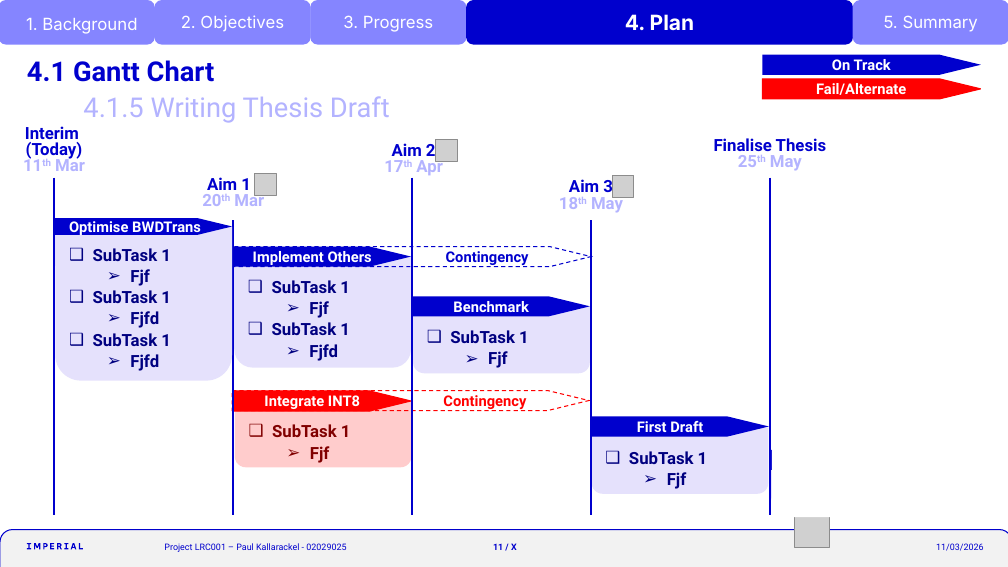
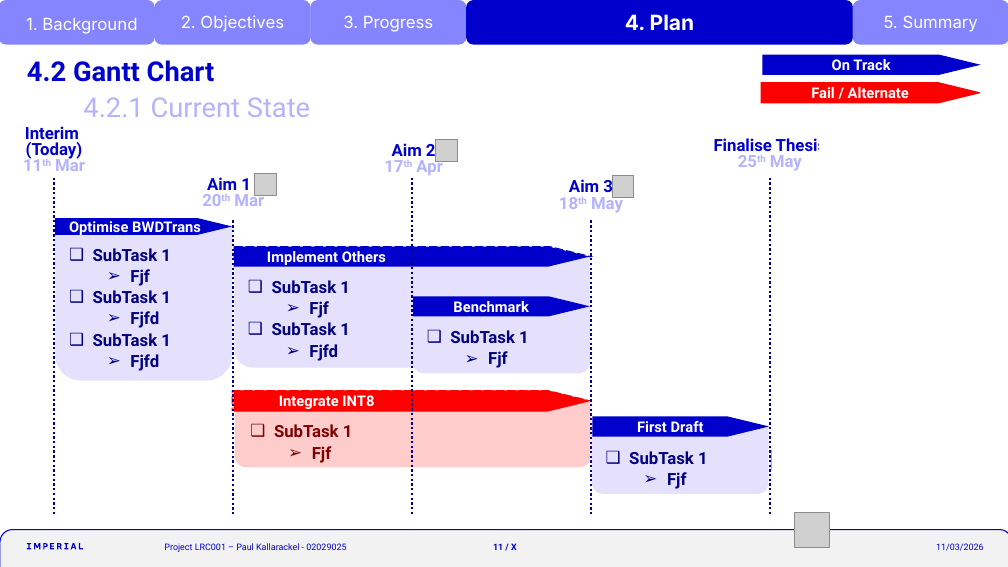
Before and after one commit to krackalackel02/FYP-Interim, a slide deck: slide 11 of Interim.pptm. Drawn at 1008x567 pixels with LibreOffice and Linux fonts; fonts in the diff are those of the drawing; grey boxes stand for pictures. Boxes give left, top, right and bottom in pixels: in the first picture for what was removed or moved away, otherwise in the second. Text is boxed around its words. In the diff, an @@ line names an element or a change of style, - is before the commit and + after.

```diff
--- a/Interim.pptm
+++ b/Interim.pptm
@@ title at bbox=[27, 60, 215, 82]: text changed @@
-4.1 Gantt Chart
+4.2 Gantt Chart
@@ pentagon arrow "Fail / Alternate": place and size @@
-pentagon arrow "Fail / Alternate" at bbox=[763, 79, 982, 99]
+pentagon arrow "Fail / Alternate" at bbox=[761, 82, 980, 103]
@@ text in pentagon arrow at bbox=[811, 87, 909, 98]: spaces changed @@
-Fail/Alternate
+Fail / Alternate
@@ text at bbox=[83, 97, 310, 117]: text changed @@
-4.1.5 Writing Thesis Draft
+4.2.1 Current State
@@ rectangle: place and size @@
-rectangle at bbox=[827, 129, 1008, 469]
+rectangle at bbox=[820, 129, 1008, 469]
@@ line (54, 178) - (54, 516): stroke #0000CD 2.25 pt to #000080 2.25 pt dashed @@
@@ line (412, 178) - (412, 516): stroke #0000CD 2.25 pt to #000080 2.25 pt dashed @@
@@ line (770, 178) - (770, 516): stroke #0000CD 2.25 pt to #000080 2.25 pt dashed @@
@@ line (233, 221) - (233, 516): stroke #0000CD 2.25 pt to #000080 2.25 pt dashed @@
@@ line (591, 221) - (591, 516): stroke #0000CD 2.25 pt to #000080 2.25 pt dashed @@
@@ pentagon arrow "Implement Others" at bbox=[234, 247, 590, 267]: alignment centre to left @@
@@ pentagon arrow "Implement Others": place and size @@
-pentagon arrow "Implement Others" at bbox=[234, 247, 411, 267]
+pentagon arrow "Implement Others" at bbox=[234, 247, 590, 267]
@@ round same rect: place and size @@
-round same rect at bbox=[234, 257, 411, 368]
+round same rect at bbox=[234, 257, 590, 368]
@@ pentagon arrow "Integrate INT8": place and size @@
-pentagon arrow "Integrate INT8" at bbox=[234, 391, 411, 411]
+pentagon arrow "Integrate INT8" at bbox=[234, 391, 589, 411]
@@ pentagon arrow "Integrate INT8" at bbox=[234, 391, 589, 411]: alignment centre to left @@
@@ round same rect: place and size @@
-round same rect at bbox=[235, 402, 412, 467]
+round same rect at bbox=[235, 402, 591, 467]
@@ rectangle "SubTask 1": place and size @@
-rectangle "SubTask 1" at bbox=[237, 411, 405, 463]
+rectangle "SubTask 1" at bbox=[238, 411, 410, 463]
@@ text in pentagon arrow at bbox=[443, 395, 526, 409]: text removed @@
-Contingency
```
Also in this commit, not shown: 6 other slides changed.
